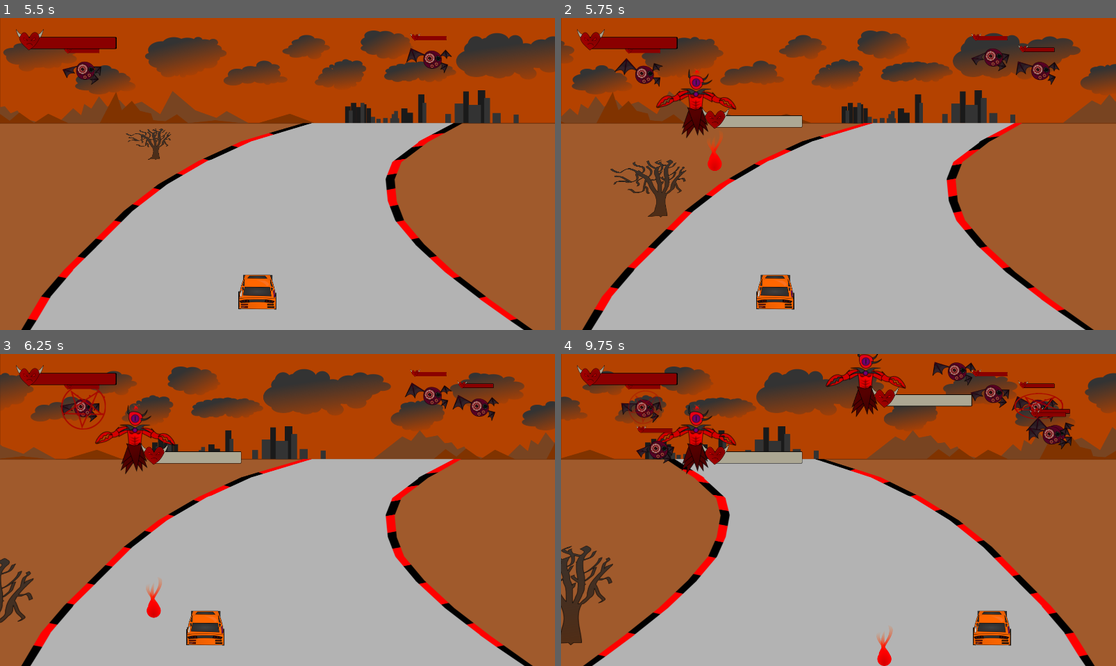
Above: before the commit, frames 1-4 (two rows, left to right).
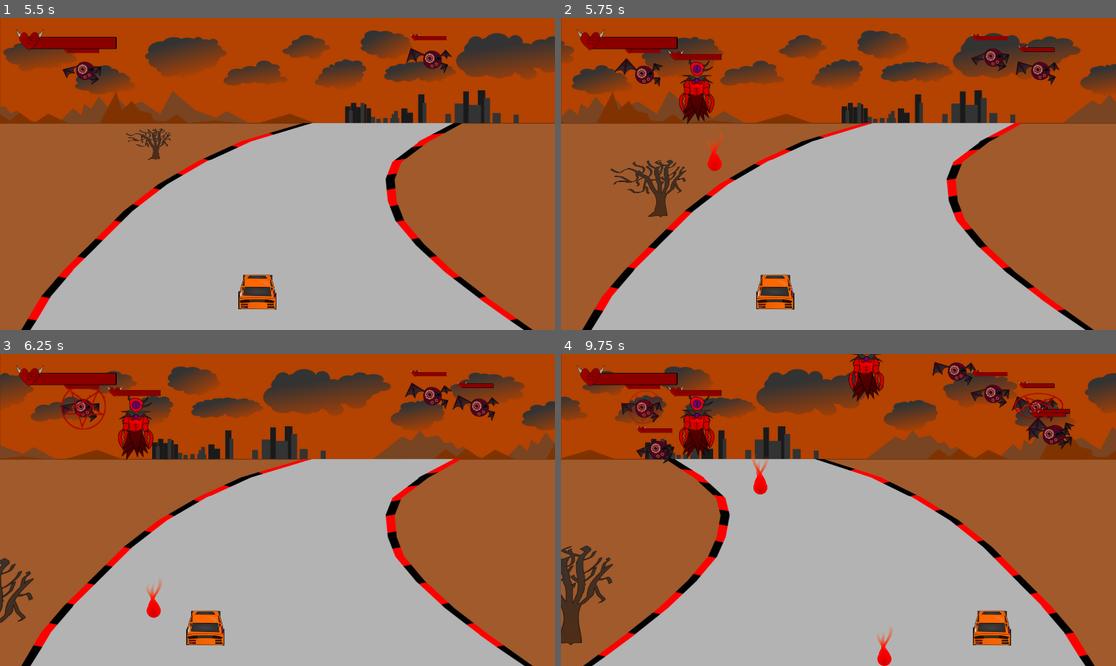
Above: after the commit, the same moments.

Repository: adambraude/LD47
Game: Godot game, scene res://test scene.tscn
The game is run twice, just before and just after one commit, with the same random seed, the same clock (stepped at 60 frames per second) and the same inputs. The engine's default icon, where the game draws it, is replaced by a stand-in: a white triangle on a blue panel in a dark square.
Inputs:
- Up to frame 1 (5.5 s): click "Play" at 0.5 s; hold Right (ui_right) 1.28-2.03 s; hold Down (ui_down) 2.03-2.78 s; hold Right (ui_right) 2.78-3.53 s; hold Up (ui_up) 3.53-4.28 s; hold Left (ui_left) from 4.28 s (still down)
- Up to frame 2 (5.75 s): keep holding Left (ui_left)
- Up to frame 3 (6.25 s): release Left (ui_left) at 5.78 s; hold Down (ui_down) from 5.78 s (still down)
- Up to frame 4 (9.75 s): release Down (ui_down) at 6.53 s; hold Right (ui_right) 6.53-7.28 s; hold Up (ui_up) 7.28-8.03 s; hold Right (ui_right) 8.03-8.78 s; hold Down (ui_down) 8.78-9.53 s; hold Left (ui_left) from 9.53 s (still down)

Frame 1 is identical in both runs. In frame 2, 2.1% of the frame differs, in the area x 17-44%, y 10-39%; in frame 3, 2.1%; in frame 4, 3.9%, in the area x 17-75%, y 0-45%.
Error before the commit: Invalid call. Nonexistent function 'initialize' in base 'ProgressBar'. (res://CrabEnemy.gd:23)

Commit message:
enemy hit detection merge issues fix

Diff:
--- a/CrabEnemy.gd
+++ b/CrabEnemy.gd
@@ -73,3 +73,5 @@
 	#emit_signal("hit")
 	$Health.take_damage(1)
 	#$CollisionShape2D.set_deferred("disabled", true)
+func _on_Health_depleted():
+	queue_free()
--- a/CrabEnemy.tscn
+++ b/CrabEnemy.tscn
@@ -1,6 +1,4 @@
-
-[gd_scene load_steps=65 format=2]
-
+[gd_scene load_steps=67 format=2]
 
 [ext_resource path="res://assets/Crab_spell_03.png" type="Texture" id=1]
 [ext_resource path="res://assets/Crab_idle_19.png" type="Texture" id=2]
@@ -63,23 +61,20 @@
 [ext_resource path="res://assets/Crab_spell_36.png" type="Texture" id=59]
 [ext_resource path="res://assets/Crab_spell_38.png" type="Texture" id=60]
 [ext_resource path="res://CrabEnemy.gd" type="Script" id=61]
-
+[ext_resource path="res://Fireball.tscn" type="PackedScene" id=62]
 [ext_resource path="res://HealthBar.tscn" type="PackedScene" id=63]
 [ext_resource path="res://Health.tscn" type="PackedScene" id=64]
 
-[ext_resource path="res://Fireball.tscn" type="PackedScene" id=62]
-
-
 [sub_resource type="SpriteFrames" id=1]
 animations = [ {
+"frames": [ ExtResource( 52 ), ExtResource( 53 ), ExtResource( 43 ), ExtResource( 1 ), ExtResource( 25 ), ExtResource( 41 ), ExtResource( 51 ), ExtResource( 49 ), ExtResource( 23 ), ExtResource( 24 ), ExtResource( 26 ), ExtResource( 27 ), ExtResource( 39 ), ExtResource( 28 ), ExtResource( 48 ), ExtResource( 29 ), ExtResource( 30 ), ExtResource( 31 ), ExtResource( 36 ), ExtResource( 32 ), ExtResource( 35 ), ExtResource( 33 ), ExtResource( 37 ), ExtResource( 34 ), ExtResource( 38 ), ExtResource( 40 ), ExtResource( 42 ), ExtResource( 44 ), ExtResource( 45 ), ExtResource( 46 ), ExtResource( 50 ), ExtResource( 47 ), ExtResource( 56 ), ExtResource( 55 ), ExtResource( 57 ), ExtResource( 58 ), ExtResource( 59 ), ExtResource( 54 ), ExtResource( 60 ) ],
+"loop": true,
+"name": "Attack",
+"speed": 24.0
+}, {
 "frames": [ ExtResource( 17 ), ExtResource( 16 ), ExtResource( 18 ), ExtResource( 5 ), ExtResource( 22 ), ExtResource(  …(285 unchanged characters)…
 "loop": true,
 "name": "Idle",
-"speed": 24.0
-}, {
-"frames": [ ExtResource( 52 ), ExtResource( 53 ), ExtResource( 43 ), ExtResource( 1 ), ExtResource( 25 ), ExtResource( 41 ), ExtResource( 51 ), ExtResource( 49 ), ExtResource( 23 ), ExtResource( 24 ), ExtResource( 26 ), ExtResource( 27 ), ExtResource( 39 ), ExtResource( 28 ), ExtResource( 48 ), ExtResource( 29 ), ExtResource( 30 ), ExtResource( 31 ), ExtResource( 36 ), ExtResource( 32 ), ExtResource( 35 ), ExtResource( 33 ), ExtResource( 37 ), ExtResource( 34 ), ExtResource( 38 ), ExtResource( 40 ), ExtResource( 42 ), ExtResource( 44 ), ExtResource( 45 ), ExtResource( 46 ), ExtResource( 50 ), ExtResource( 47 ), ExtResource( 56 ), ExtResource( 55 ), ExtResource( 57 ), ExtResource( 58 ), ExtResource( 59 ), ExtResource( 54 ), ExtResource( 60 ) ],
-"loop": true,
-"name": "Attack",
 "speed": 24.0
 } ]
 
@@ -110,20 +105,20 @@
 [node name="Attack Cool Down" type="Timer" parent="."]
 wait_time = 2.5
 
+[node name="Healthbar" parent="." instance=ExtResource( 63 )]
+margin_left = -137.409
+margin_top = -212.57
+margin_right = 149.591
+margin_bottom = -173.57
+rect_scale = Vector2( 0.558608, 0.5117 )
 
-[node name="Health" parent="." instance=ExtResource( 63 )]
-max_amount = 5
-
-[node name="HealthBar" parent="." instance=ExtResource( 62 )]
-margin_left = -129.329
-margin_top = -223.126
-margin_right = 92.6708
-margin_bottom = -193.126
-rect_scale = Vector2( 0.640001, 0.6 )
+[node name="Fireball" parent="." instance=ExtResource( 62 )]
 
 [node name="Fireball Spawn Location" type="Position2D" parent="."]
 position = Vector2( -59.7035, -211.064 )
 
+[node name="Health" parent="." instance=ExtResource( 64 )]
 [connection signal="animation_finished" from="AnimatedSprite" to="." method="_on_AnimatedSprite_animation_finished"]
-[connection signal="changed" from="Health" to="HealthBar" method="set_value"]
-[connection signal="max_changed" from="Health" to="HealthBar" method="set_max"]
+[connection signal="changed" from="Healthbar" to="Fireball" method="set_value"]
+[connection signal="changed" from="Health" to="Healthbar" method="set_value"]
+[connection signal="max_changed" from="Health" to="Healthbar" method="set_max"]
